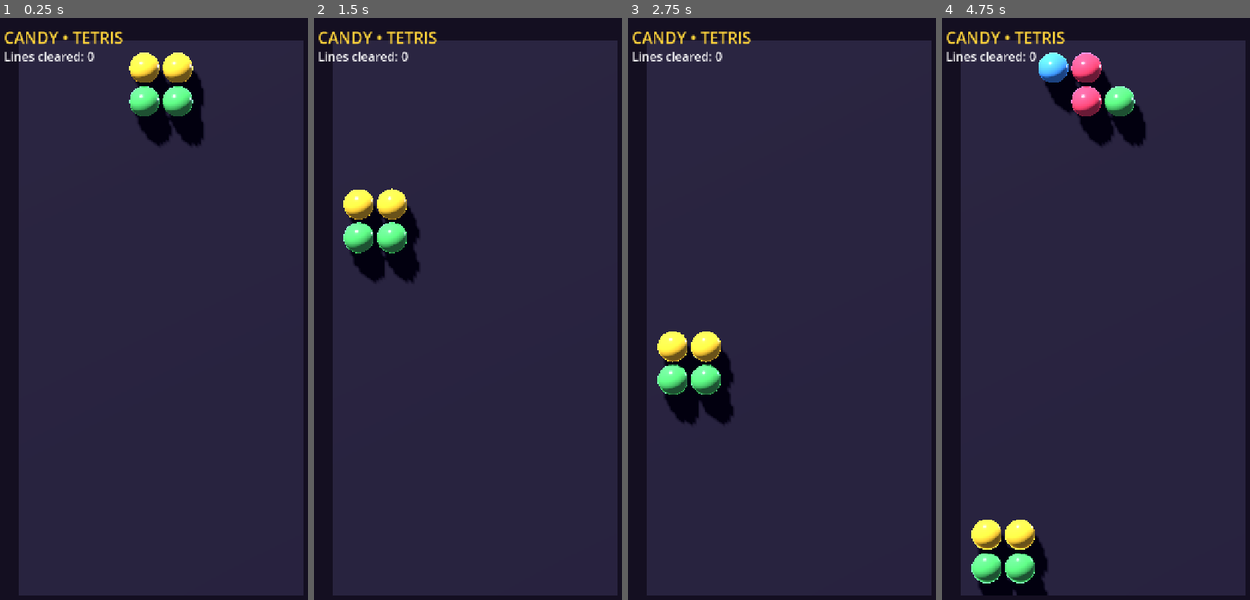
Above: before the commit, frames 1-4 (left to right).
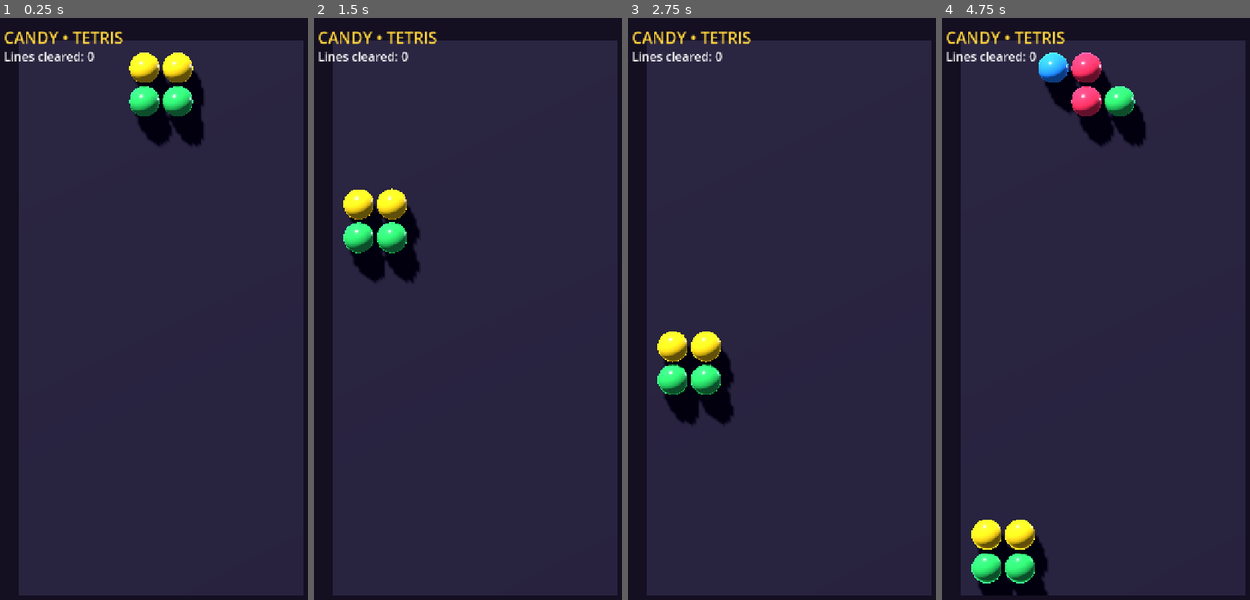
Above: after the commit, the same moments.

Repository: Jhon-Crow/candy-crush-tetris-godot-game
Game: Godot game, scene res://scenes/Main.tscn
The game is run twice, just before and just after one commit, with the same random seed, the same clock (stepped at 60 frames per second) and the same inputs.
Inputs:
- Up to frame 1 (0.25 s): no input
- Up to frame 2 (1.5 s): no input
- Up to frame 3 (2.75 s): no input
- Up to frame 4 (4.75 s): no input

The runs differ from the first frame. In frame 1, 1.2% of the frame differs, in the area x 41-63%, y 5-17%; in frame 2, 1.2%; in frame 3, 1.2%; in frame 4, 2.4%, in the area x 9-63%, y 5-98%.

Commit message:
diag: step 1 — change COLORS to float RGBA format (jewel tones)

Diff:
--- a/scripts/Game.gd
+++ b/scripts/Game.gd
@@ -22,15 +22,15 @@
 ## When true, pieces are automatically steered toward a good landing column.
 @export var auto_play := true
 
-# Candy palette (bright, saturated sweets).
+# Jewel-tone crystal palette (issue #13 visual requirement).
 const COLORS := [
-	Color("ff4d6d"), # strawberry
-	Color("ff922b"), # orange
-	Color("ffd43b"), # lemon
-	Color("51cf66"), # apple
-	Color("4dabf7"), # blueberry
-	Color("9775fa"), # grape
-	Color("f783ac"), # bubblegum
+	Color(0.95, 0.22, 0.35, 1.0), # ruby
+	Color(0.95, 0.52, 0.10, 1.0), # amber
+	Color(0.92, 0.80, 0.12, 1.0), # citrine
+	Color(0.18, 0.78, 0.35, 1.0), # emerald
+	Color(0.18, 0.60, 0.95, 1.0), # sapphire
+	Color(0.52, 0.30, 0.92, 1.0), # amethyst
+	Color(0.90, 0.38, 0.72, 1.0), # rose quartz
 ]
 
 # Tetromino shapes as cell offsets (x right, y up), each normalised so the
